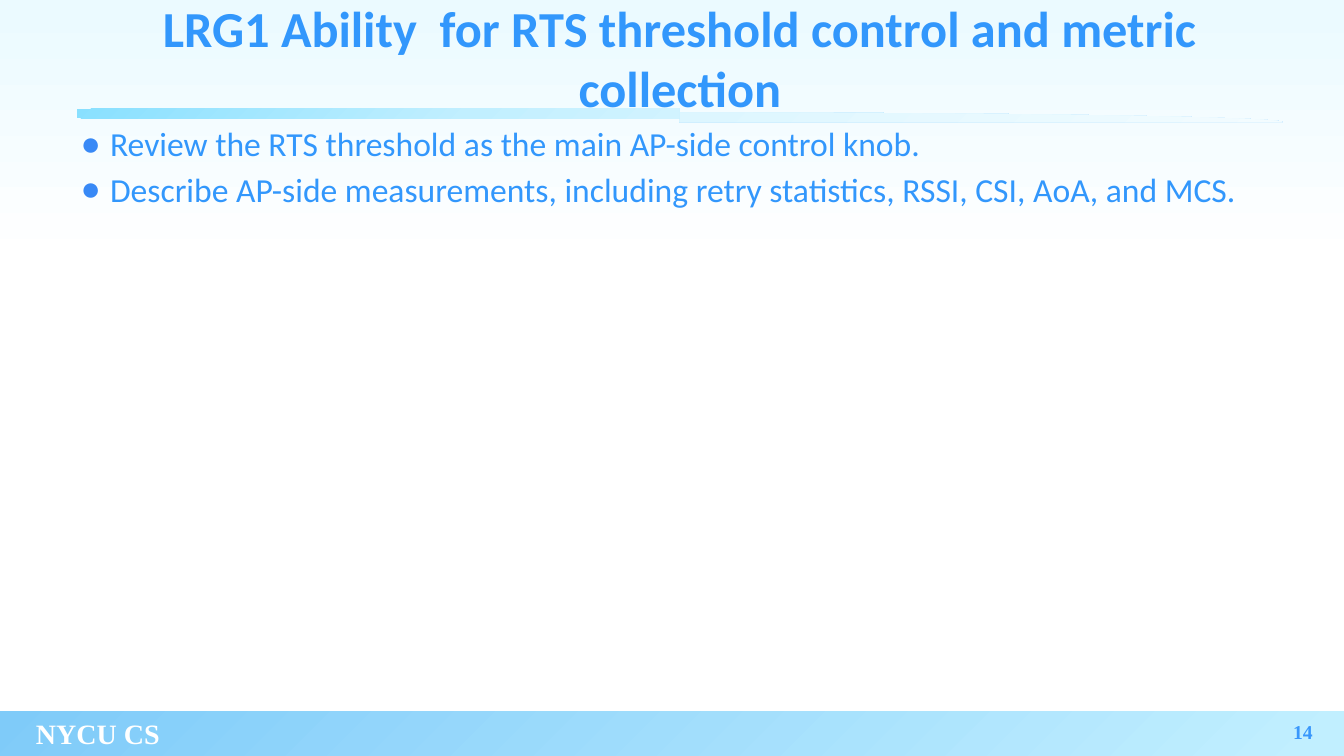
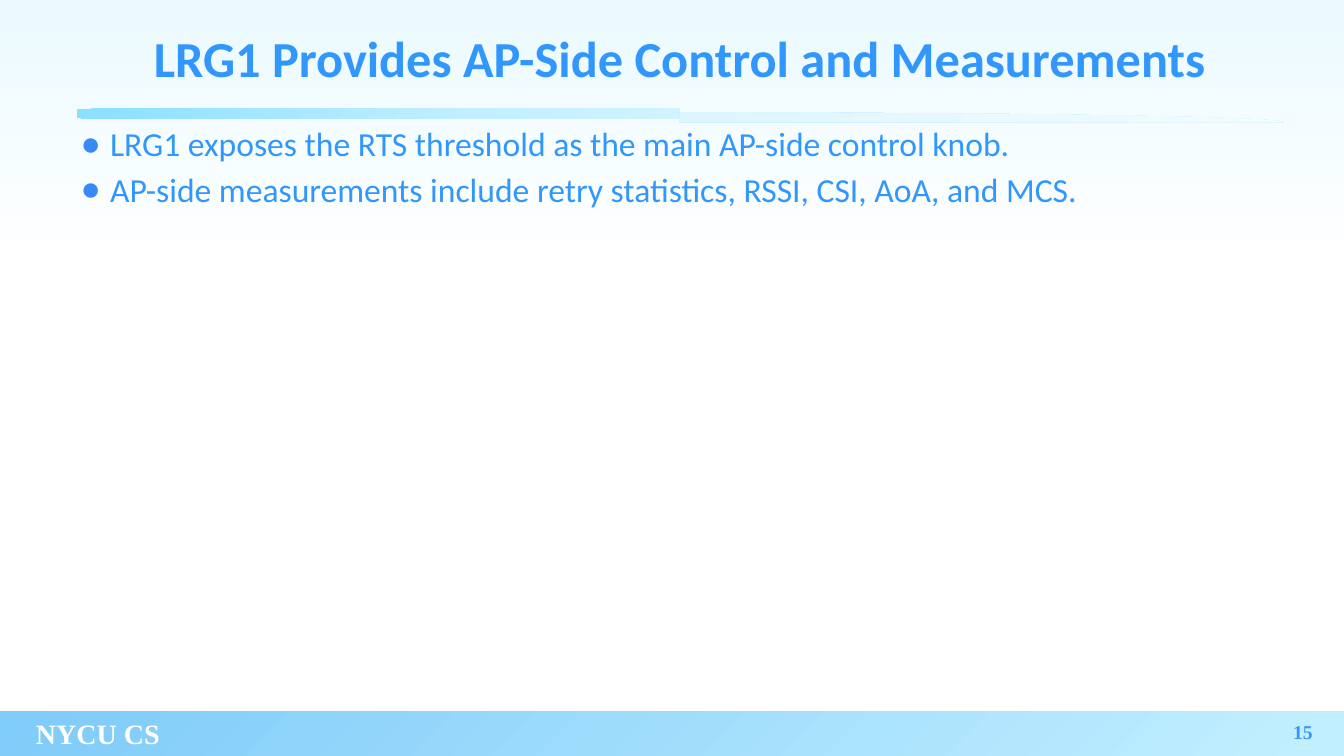
Before and after one commit to xoxonut/thesis, a slide deck: slide 15 of thesis_filled.pptx (slide 14 before the commit). Drawn at 1344x756 pixels with LibreOffice and Linux fonts; fonts in the diff are those of the drawing; background and template pictures are left out. Boxes give left, top, right and bottom in pixels: in the first picture for what was removed or moved away, otherwise in the second. Text is boxed around its words. In the diff, an @@ line names an element or a change of style, - is before the commit and + after.

```diff
--- a/thesis_filled.pptx
+++ b/thesis_filled.pptx
@@ title at [154,41,1205,78]: text changed @@
-LRG1 Ability for RTS threshold control and metric collection
+LRG1 Provides AP-Side Control and Measurements
@@ text at [110,132,1077,208]: text changed @@
-● Review the RTS threshold as the main AP-side control knob.
-● Describe AP-side measurements, including retry statistics, RSSI, CSI, AoA, and MCS.
+● LRG1 exposes the RTS threshold as the main AP-side control knob.
+● AP-side measurements include retry statistics, RSSI, CSI, AoA, and MCS.
@@ page number at [1293,726,1313,739]: text changed @@
-14
+15
```
Also in this commit, not shown: 13 other slides changed, 2 slides added, 1 slide removed, 2 other files.
